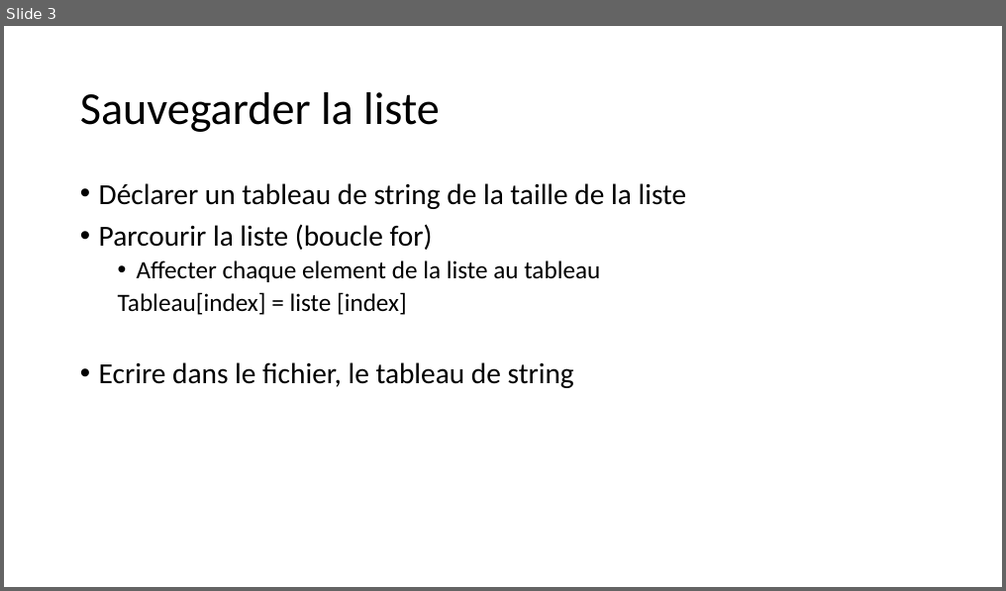
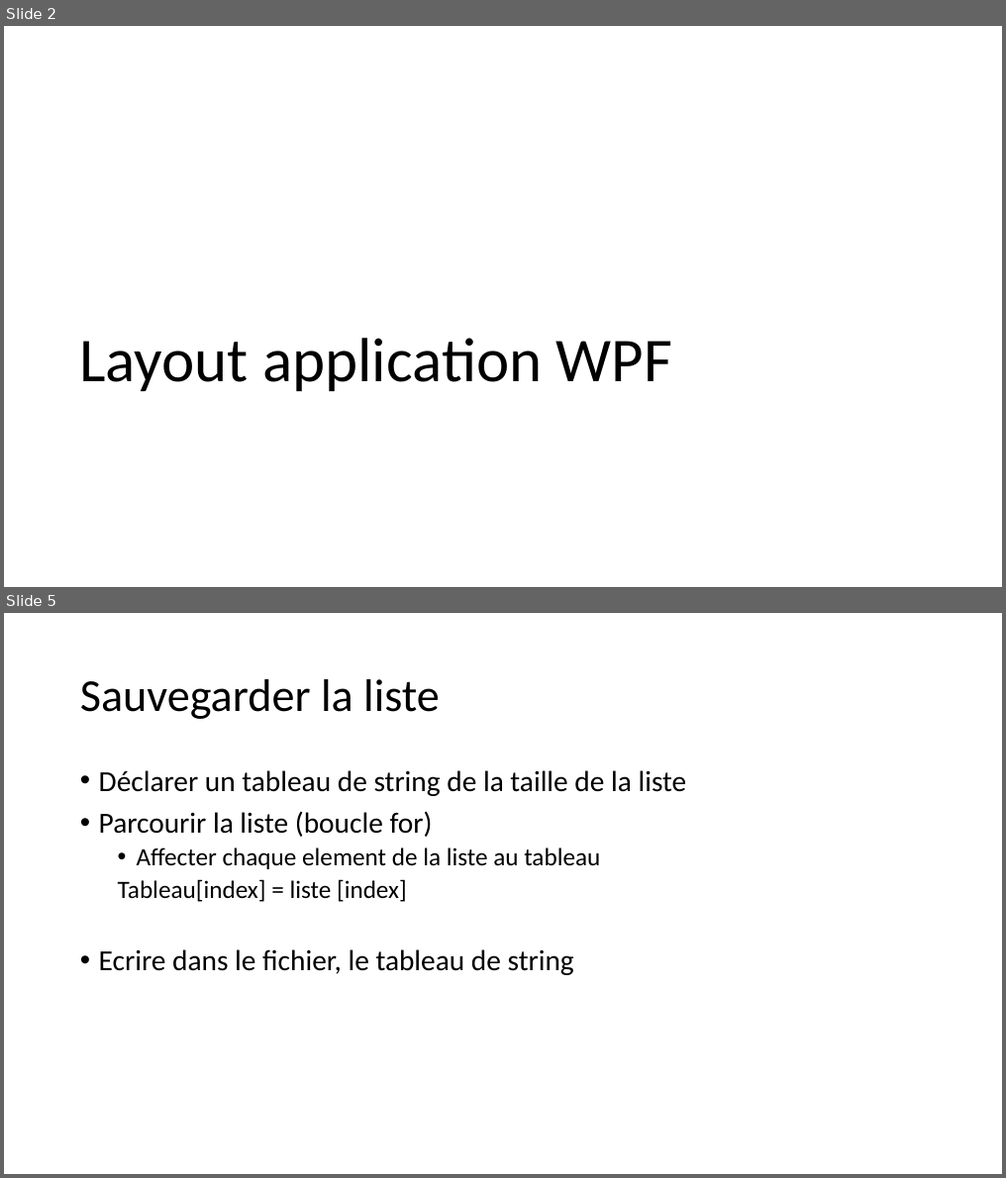
Before and after one commit to ronnykwon/TutoCNAM, a slide deck: Document/Explication.pptx. Shown one above the other, each under a label of ours: slide 3 before the commit, slides 2 and 5 after it; the slides between them are not shown. The pictures are 1006x591 and 1006x1178 pixels, drawn with LibreOffice and Linux fonts; fonts in the diff are those of the drawing. Boxes give left, top, right and bottom in pixels: in the first picture for what was removed or moved away, otherwise in the second. Text is boxed around its words. In the diff, an @@ line names an element or a change of style, - is before the commit and + after.

```diff
--- a/Document/Explication.pptx
+++ b/Document/Explication.pptx
@@ slide 2 added at (x1=4, y1=26, x2=1002, y2=587), background #FFFFFF @@
@@ title added at (x1=79, y1=338, x2=672, y2=391), 60 pt, text #000000 @@
+Layout application WPF
@@ what was slide 3 is now slide 5 @@
```
Also in this commit, not shown: 8 slides changed, 9 other slides added, 2 slides removed, 16 other files.
